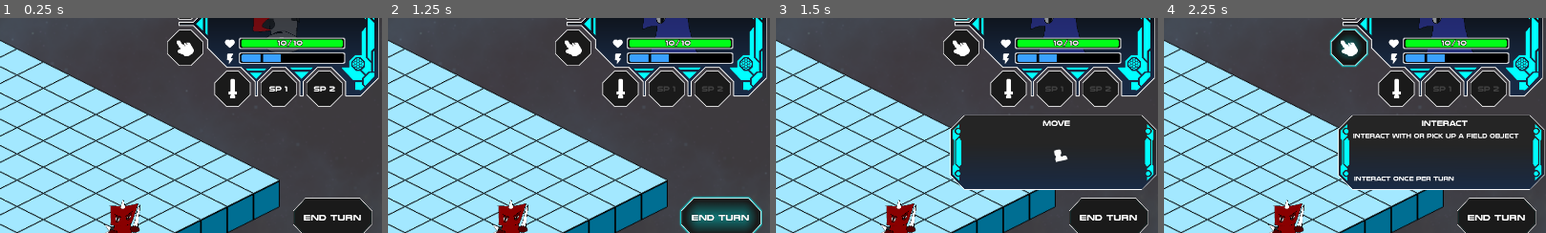
Above: before the commit, frames 1-4 (left to right).
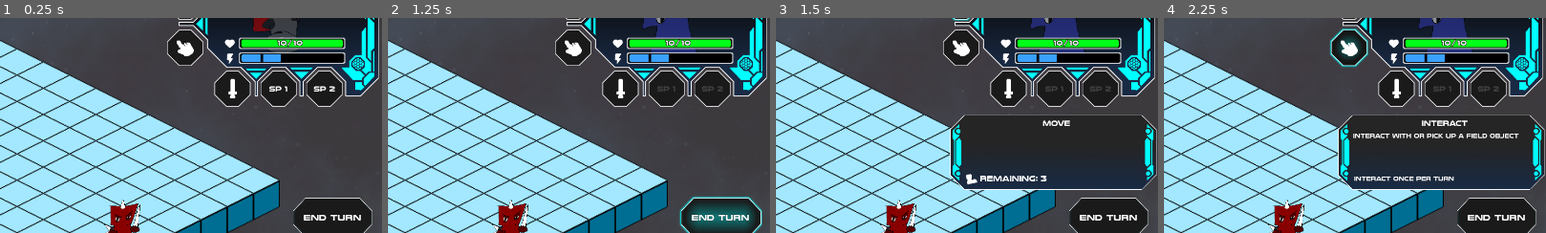
Above: after the commit, the same moments.

Repository: ScottHo/tactics
Game: Godot game, scene res://level.tscn
The game is run twice, just before and just after one commit, with the same random seed, the same clock (stepped at 60 frames per second) and the same inputs.
Inputs (mouse positions are % of the whole screen's width and height, from its top left):
- Up to frame 1 (0.25 s): no input
- Up to frame 2 (1.25 s): click "End Turn" at 0.5 s
- Up to frame 3 (1.5 s): click (74, 11) at 1.25 s
- Up to frame 4 (2.25 s): click (74, 21) at 2 s
The pictures show only the part of the screen within x 50-100%, y 14-64%; the shares and areas given below are measured in that part.

Frames 1-2 are identical in both runs. In frame 3, 0.6% of the frame differs, in the area x 49-77%, y 60-78%; in frame 4, nothing differs.

Commit message:
Move hover description updates

Diff:
--- a/menu.tscn
+++ b/menu.tscn
@@ -22,11 +22,7 @@
 [ext_resource type="Texture2D" uid="uid://bqk53ub4xnocc" path="res://Assets/range.png" id="17_diddf"]
 [ext_resource type="Texture2D" uid="uid://fd3t18ylbg2a" path="res://Assets/arrow.png" id="19_gtpi5"]
 
-[sub_resource type="LabelSettings" id="LabelSettings_iftej"]
-font_size = 30
-
 [sub_resource type="LabelSettings" id="LabelSettings_jxedm"]
-font_size = 30
 
 [sub_resource type="LabelSettings" id="LabelSettings_ffhj4"]
 font_size = 24
@@ -174,30 +170,35 @@
 [node name="MoveContainer" type="Control" parent="DescriptionContainer"]
 layout_mode = 3
 anchors_preset = 0
-offset_left = 219.847
-offset_top = 60.8076
-offset_right = 259.847
-offset_bottom = 100.808
+offset_left = 79.0481
+offset_top = 116.308
+offset_right = 119.048
+offset_bottom = 156.308
+
+[node name="Label2" type="Label" parent="DescriptionContainer/MoveContainer"]
+offset_left = -17.7704
+offset_right = 92.2296
+offset_bottom = 37.0
+text = "Remaining:"
 
 [node name="MovesLeft" type="Label" parent="DescriptionContainer/MoveContainer"]
 layout_mode = 0
-offset_left = -47.6369
-offset_top = 1.26743
-offset_right = -46.6369
-offset_bottom = 38.2674
+offset_left = 104.079
+offset_top = 0.0174274
+offset_right = 105.079
+offset_bottom = 37.0174
 text = "5"
-label_settings = SubResource("LabelSettings_iftej")
 autowrap_mode = 2
 
 [node name="Sprite2D" type="Sprite2D" parent="DescriptionContainer/MoveContainer"]
-position = Vector2(0.682735, 17.7954)
-scale = Vector2(0.6, 0.6)
+position = Vector2(-37.2128, 10.432)
+scale = Vector2(0.5, 0.5)
 texture = ExtResource("11_d8bxd")
 
 [node name="Label" type="Label" parent="DescriptionContainer/MoveContainer"]
 layout_mode = 0
-offset_left = 36.579
-offset_right = 131.579
+offset_left = 3.87585
+offset_right = 107.876
 offset_bottom = 37.0
 label_settings = SubResource("LabelSettings_jxedm")
 
Not shown: 1 places in menu.tscn that only renumber resources
